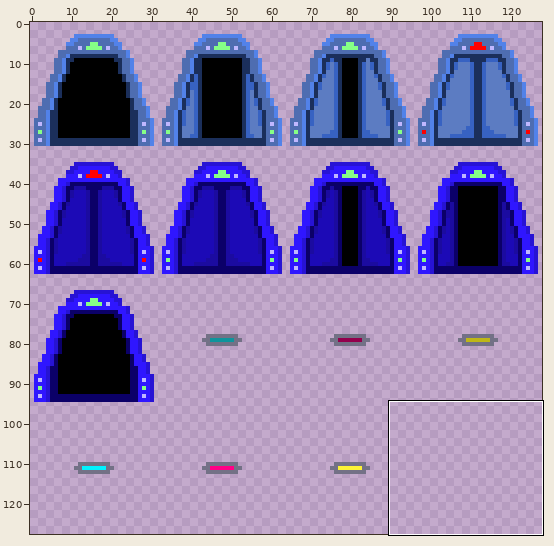
Sprite sheet -- Sprites/EnvironmentVirtual/Door_sheet_1.png. Above, an overview of the earlier version with the close-up marked.
Close-up. The starting point:
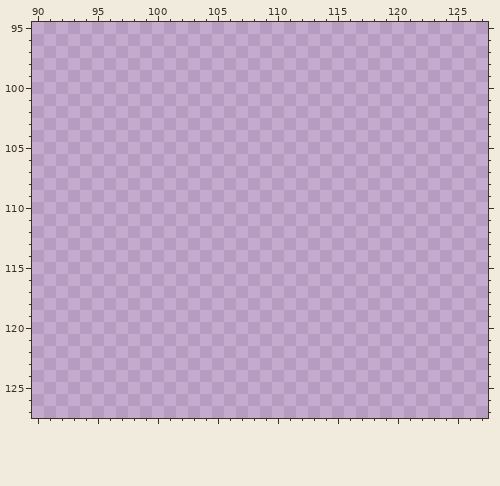
The file is 128x128 pixels. Shown: x 90..127, y 95..127.
Palette (. is transparent): 
Once edited:
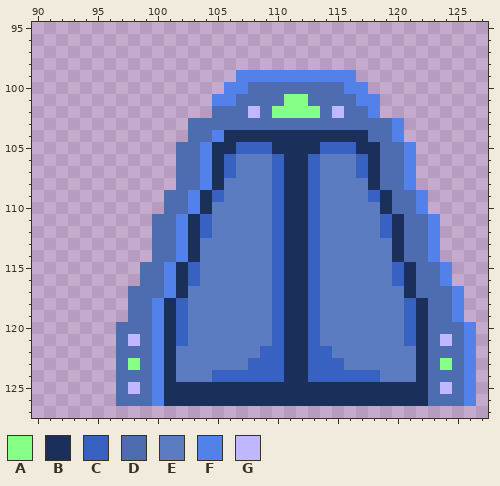
Colours new in this view: A #86ff86  B #1b2f5b  C #3762c2  D #4e6db1  E #5c7cc2  F #5282e9  G #bfb7ff
The commit says: starting complex door can return to dumpyard can't press escape when button appears in real levels
The exact change:
{"y":99,"x":107,"old":"..........","new":"FFFFFFFFFF"}
{"y":100,"x":106,"old":"............","new":"FFDDDDDDDDFF"}
{"y":101,"x":105,"old":"..............","new":"FFDDDDAADDDDFF"}
{"y":102,"x":105,"old":"..............","new":"DDDGDAAAADGDDF"}
{"y":103,"x":103,"old":"..................","new":"DDDDDDDDDDDDDDDDDF"}
{"y":104,"x":103,"old":"..................","new":"DDFBBBBBBBBBBBBDDF"}
{"y":105,"x":102,"old":"....................","new":"DDFBBCCCBBBBCCCBBDDF"}
{"y":106,"x":102,"old":"....................","new":"DDFBCEEECBBCEEECBDDF"}
{"y":107,"x":102,"old":"....................","new":"DDFBCEEECBBCEEECBDDF"}
{"y":108,"x":102,"old":"....................","new":"DDFBEEEECBBCEEEEBDDF"}
{"y":109,"x":101,"old":"......................","new":"DDFBCEEEECBBCEEEECBDDF"}
{"y":110,"x":101,"old":"......................","new":"DDFBEEEEECBBCEEEEEBDDF"}
{"y":111,"x":100,"old":"........................","new":"DDFBCEEEEECBBCEEEEECBDDF"}
{"y":112,"x":100,"old":"........................","new":"DDFBCEEEEECBBCEEEEECBDDF"}
{"y":113,"x":100,"old":"........................","new":"DDFBEEEEEECBBCEEEEEEBDDF"}
{"y":114,"x":100,"old":"........................","new":"DDFBEEEEEECBBCEEEEEEBDDF"}
{"y":115,"x":99,"old":"..........................","new":"DDFBCEEEEEECBBCEEEEEECBDDF"}
{"y":116,"x":99,"old":"..........................","new":"DDFBCEEEEEECBBCEEEEEECBDDF"}
{"y":117,"x":98,"old":"............................","new":"DDDFBEEEEEEECBBCEEEEEEEBDDDF"}
{"y":118,"x":98,"old":"............................","new":"DDFBCEEEEEEECBBCEEEEEEECBDDF"}
{"y":119,"x":98,"old":"............................","new":"DDFBCEEEEEEECBBCEEEEEEECBDDF"}
{"y":120,"x":97,"old":"..............................","new":"DDDFBCEEEEEEECBBCEEEEEEECBDDDF"}
{"y":121,"x":97,"old":"..............................","new":"DGDFBCEEEEEEECBBCEEEEEEECBDGDF"}
{"y":122,"x":97,"old":"..............................","new":"DDDFBEEEEEEECCBBCCEEEEEEEBDDDF"}
{"y":123,"x":97,"old":"..............................","new":"DADFBEEEEEECCCBBCCCEEEEEEBDADF"}
{"y":124,"x":97,"old":"..............................","new":"DDDFBEEECCCCCCBBCCCCCCEEEBDDDF"}
{"y":125,"x":97,"old":"..............................","new":"DGDFBBBBBBBBBBBBBBBBBBBBBBDGDF"}
{"y":126,"x":97,"old":"..............................","new":"DDDFBBBBBBBBBBBBBBBBBBBBBBDDDF"}
{"label":"added","picture_box":[116,70,476,406]}
